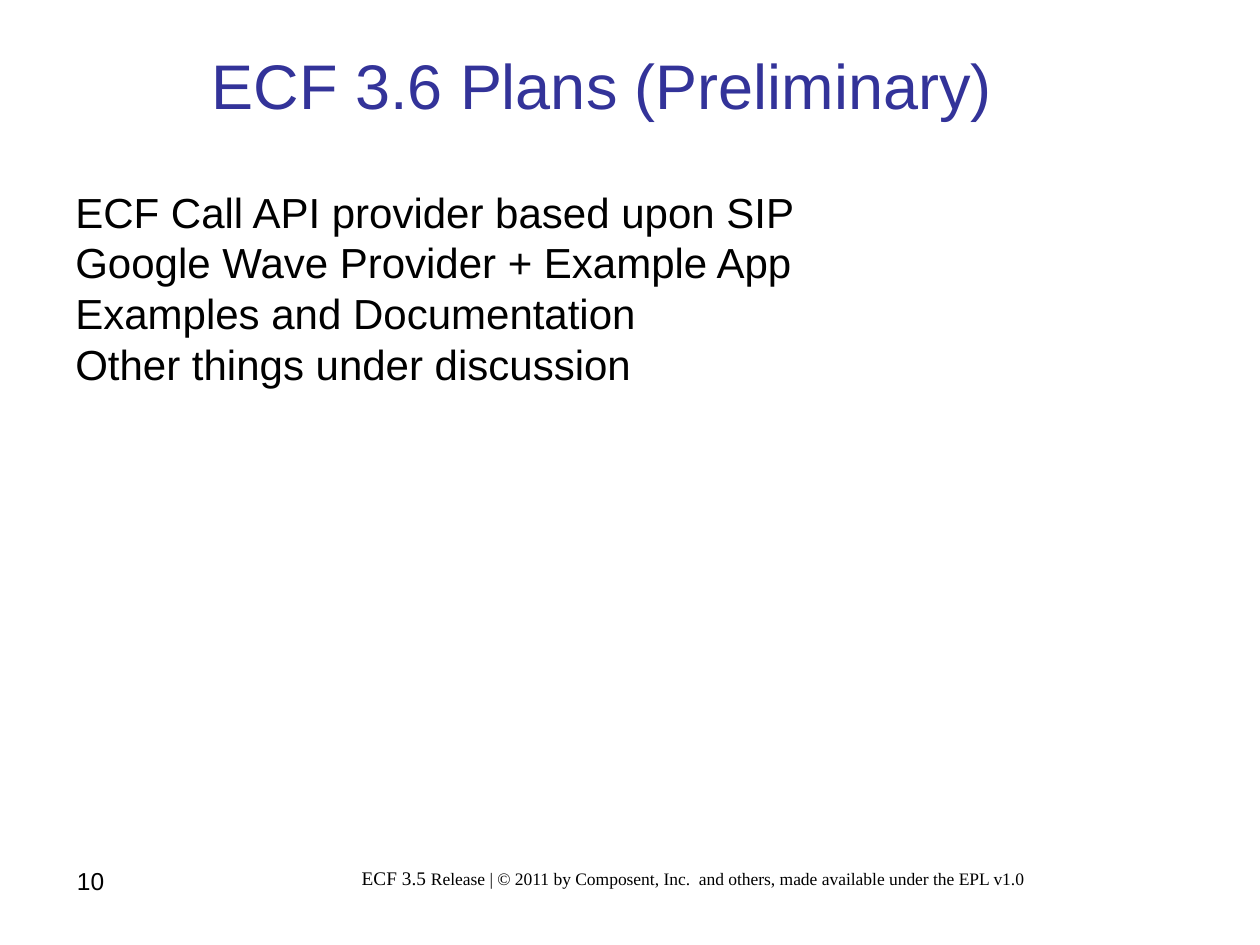
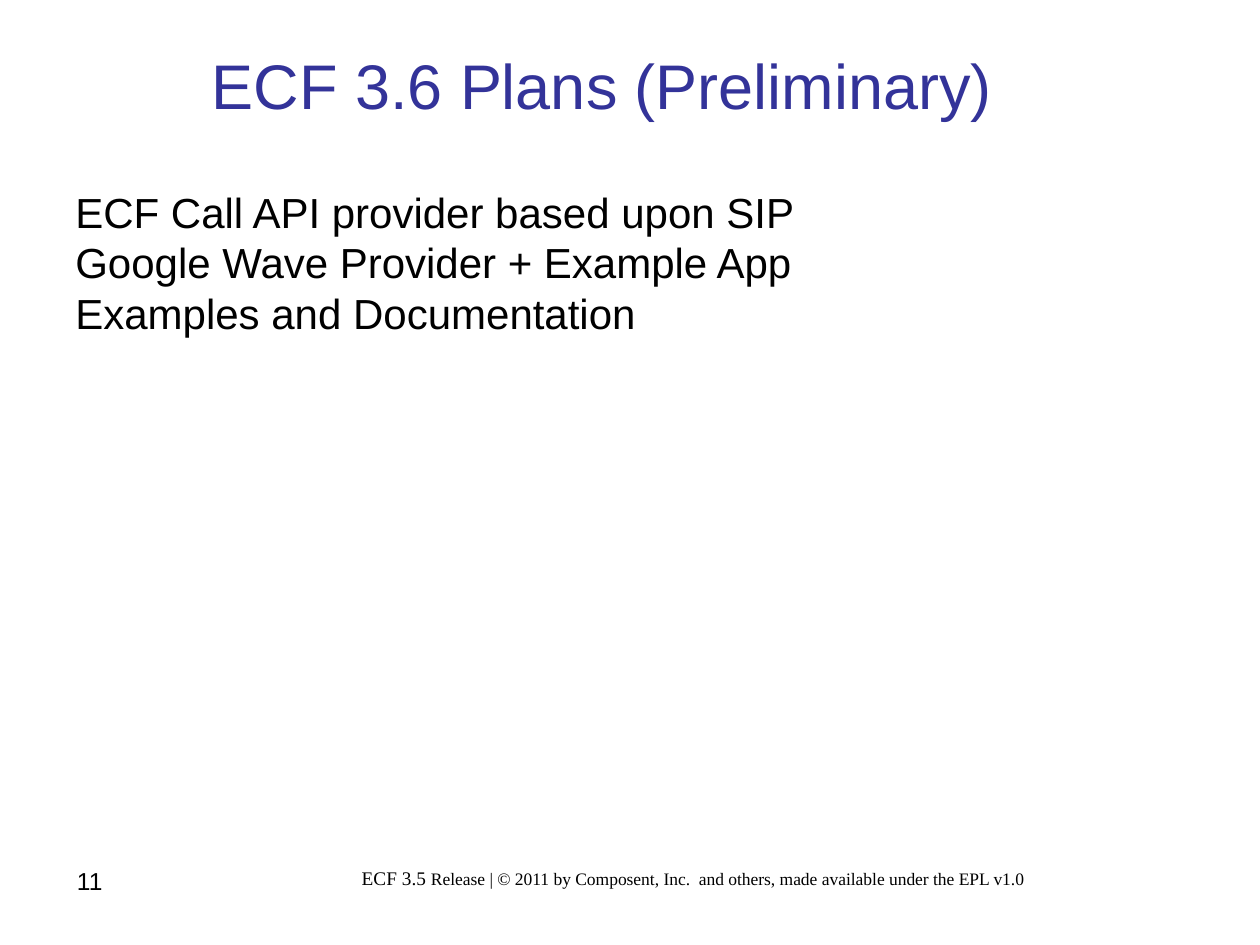
Before and after one commit to eclipse/ecf-website, a slide deck: slide 11 of reviews/ECF_Project_3.5_Release_Review.ppt (slide 10 before the commit). Drawn at 1260x945 pixels with LibreOffice and Linux fonts; fonts in the diff are those of the drawing; background and template pictures are left out. Boxes give left, top, right and bottom in pixels: in the first picture for what was removed or moved away, otherwise in the second. Text is boxed around its words. In the diff, an @@ line names an element or a change of style, - is before the commit and + after.

```diff
--- a/reviews/ECF_Project_3.5_Release_Review.ppt
+++ b/reviews/ECF_Project_3.5_Release_Review.ppt
@@ text at bbox=[75, 349, 631, 389]: paragraph removed @@
-Other things under discussion
@@ page number at bbox=[77, 873, 102, 890]: text changed @@
-10
+11
```
Also in this commit, not shown: 3 other slides changed, 1 slide added.
